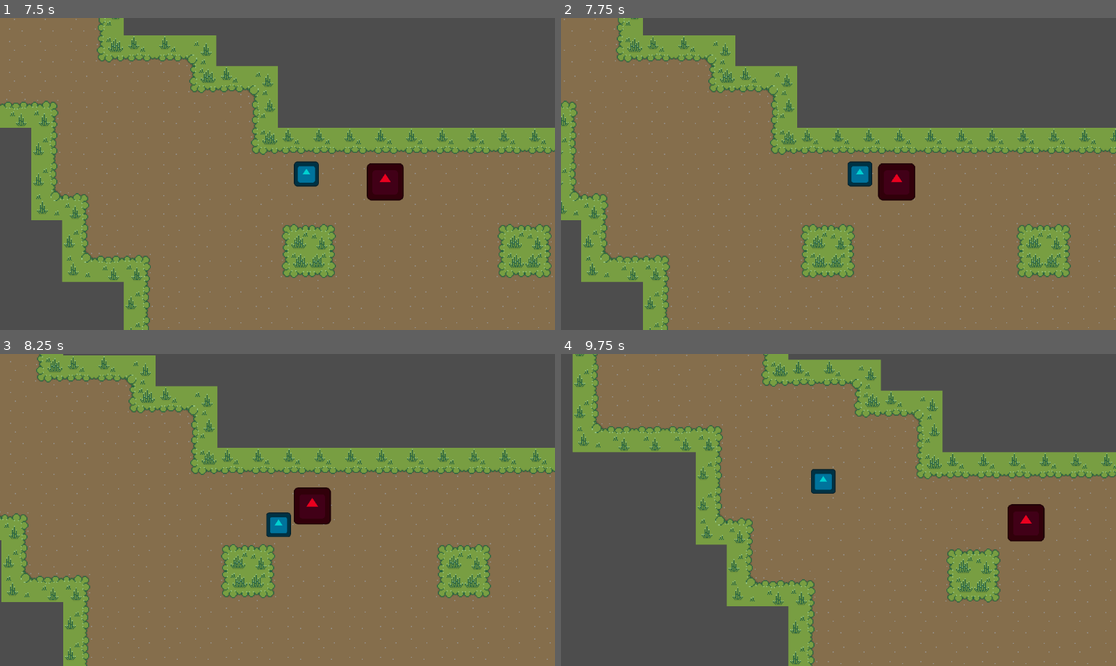
Above: before the commit, frames 1-4 (two rows, left to right).
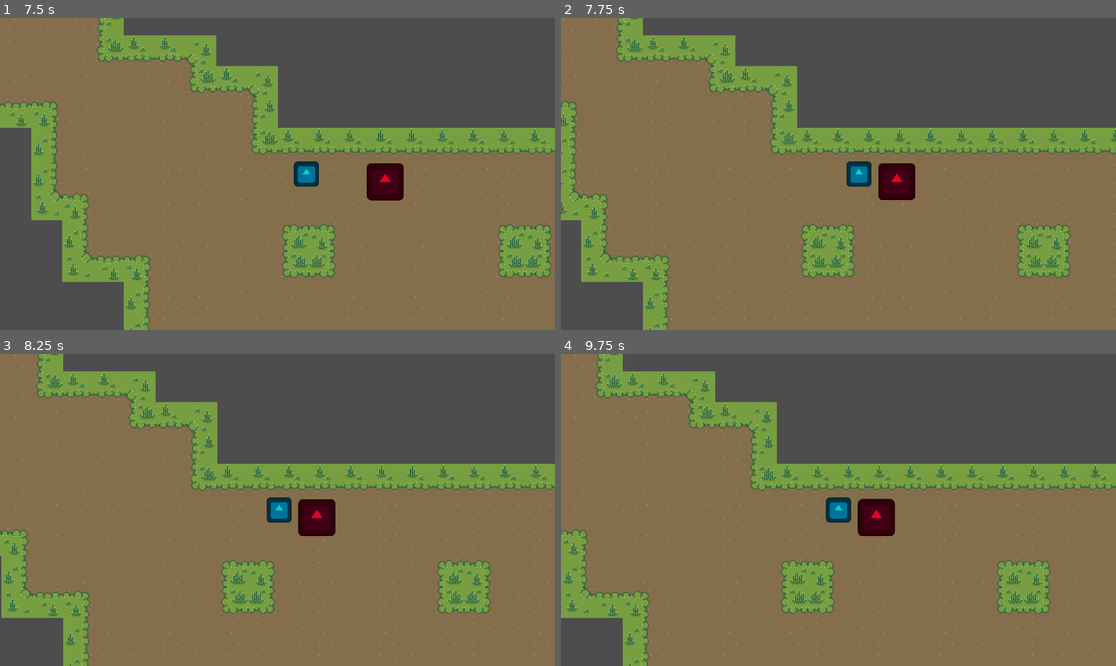
Above: after the commit, the same moments.

Repository: MoeOverload/Hugh-Fungus-Demo
Game: Godot game, scene res://main.tscn
The game is run twice, just before and just after one commit, with the same random seed, the same clock (stepped at 60 frames per second) and the same inputs. The engine's default icon, where the game draws it, is replaced by a stand-in: a white triangle on a blue panel in a dark square.
Inputs:
- Up to frame 1 (7.5 s): tap Enter at 0.5 s; hold D (right) 0.53-1.28 s; hold S (down) 1.28-2.03 s; hold D (right) 2.03-2.78 s; hold W (up) 2.78-3.53 s; hold A (left) 3.53-5.03 s; hold S (down) 5.03-5.78 s; tap Space at 5.75 s; hold D (right) 5.78-6.53 s; hold W (up) 6.53-7.28 s; hold D (right) from 7.28 s (still down)
- Up to frame 2 (7.75 s): keep holding D (right)
- Up to frame 3 (8.25 s): release D (right) at 8.03 s; hold S (down) from 8.03 s (still down)
- Up to frame 4 (9.75 s): release S (down) at 8.78 s; hold A (left) 8.78-9.53 s; hold W (up) from 9.53 s (still down)

Frame 1 is identical in both runs. In frame 2, 0.1% of the frame differs, in the area x 51-64%, y 45-59%; in frame 3, 17%; in frame 4, 54%, in the area x 0-100%, y 0-100%.
Error after the commit: Invalid call. Nonexistent function 'get_vector' in base 'Area2D'. (res://player.gd:34)

Commit message:
added enemy melee atack logic start

Diff:
--- a/hugh-fungus/enemy.gd
+++ b/hugh-fungus/enemy.gd
@@ -60,8 +60,10 @@
 
 
 func handle_attack(_delta):
+
+	$enemy_hitbox.visible = true
 	velocity = Vector2.ZERO
-	#TODO
+	#add cooldown timer for attack
 
 
 func _on_player_detection_body_entered(body: Node2D) -> void:
--- a/hugh-fungus/enemy.tscn
+++ b/hugh-fungus/enemy.tscn
@@ -19,6 +19,10 @@
 "name": &"default",
 "speed": 5.0
 }]
+
+[sub_resource type="CapsuleShape2D" id="CapsuleShape2D_4gyqm"]
+radius = 3.426819
+height = 19.55084
 
 [node name="enemy" type="CharacterBody2D"]
 script = ExtResource("1_4gyqm")
@@ -45,6 +49,14 @@
 wait_time = 1.521
 one_shot = true
 
+[node name="enemy_hitbox" type="Area2D" parent="." groups=["enemy_hitbox"]]
+
+[node name="CollisionShape2D" type="CollisionShape2D" parent="enemy_hitbox"]
+position = Vector2(1.0000076, 2.6193445e-09)
+rotation = -1.5714123
+scale = Vector2(-9.63046, 5.114994)
+shape = SubResource("CapsuleShape2D_4gyqm")
+
 [connection signal="body_entered" from="player_detection" to="." method="_on_player_detection_body_entered"]
 [connection signal="body_exited" from="player_detection" to="." method="_on_player_detection_body_exited"]
 [connection signal="timeout" from="rand_Move_Timer" to="." method="_on_rand_move_timer_timeout"]
--- a/hugh-fungus/player.gd
+++ b/hugh-fungus/player.gd
@@ -1,5 +1,12 @@
 extends CharacterBody2D
 
+#build a player state machine using enum
+
+
+var enemy
+var damaged = false
+var direction
+@export var player_health = 200
 @export var speed = 250
 
 func get_input():
@@ -7,5 +14,30 @@
 	velocity = input_direction * speed
 
 func _physics_process(_delta):
-	get_input()
+	if damaged == true:
+		player_hit()
+
+	else:
+		get_input()
 	move_and_slide()
+
+
+func _on_damage_area_area_entered(area: Area2D) -> void:
+	if area.is_in_group('enemy_hitbox'):
+		enemy = area
+		damaged = true
+		#current_state = State.damaged
+
+
+func player_hit():
+	player_health = player_health - 20
+	enemy.get_vector()
+	direction = (enemy.global_position + self.global_position).normalized()
+	velocity = direction * (speed * 2)
+	print(player_health)
+	damaged = false
+
+
+func _on_damage_area_area_exited(area: Area2D) -> void:
+	if area.is_in_group('enemy_hitbox'):
+		enemy = null
--- a/hugh-fungus/player.tscn
+++ b/hugh-fungus/player.tscn
@@ -17,6 +17,9 @@
 [sub_resource type="CircleShape2D" id="CircleShape2D_i3pqv"]
 radius = 16.0
 
+[sub_resource type="CircleShape2D" id="CircleShape2D_onrkg"]
+radius = 13.601471
+
 [node name="player" type="CharacterBody2D" groups=["Player"]]
 z_index = 2
 script = ExtResource("1_onrkg")
@@ -32,3 +35,11 @@
 [node name="Camera2D" type="Camera2D" parent="."]
 zoom = Vector2(2, 2)
 position_smoothing_enabled = true
+
+[node name="damage_area" type="Area2D" parent="."]
+
+[node name="CollisionShape2D" type="CollisionShape2D" parent="damage_area"]
+shape = SubResource("CircleShape2D_onrkg")
+
+[connection signal="area_entered" from="damage_area" to="." method="_on_damage_area_area_entered"]
+[connection signal="area_exited" from="damage_area" to="." method="_on_damage_area_area_exited"]
Not shown: 1 places in hugh-fungus/enemy.tscn that only renumber resources
Not shown: 1 places in hugh-fungus/player.tscn that only renumber resources
